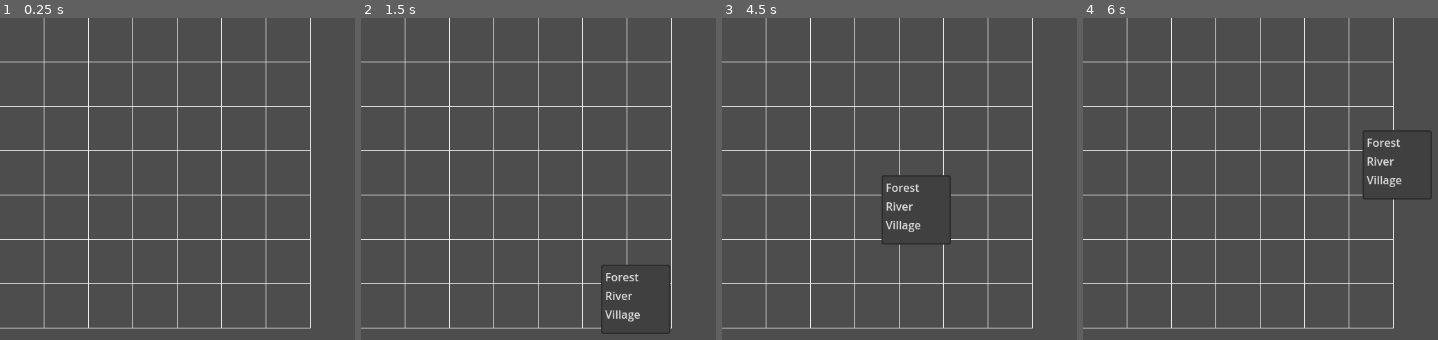
Above: before the commit, frames 1-4 (left to right).
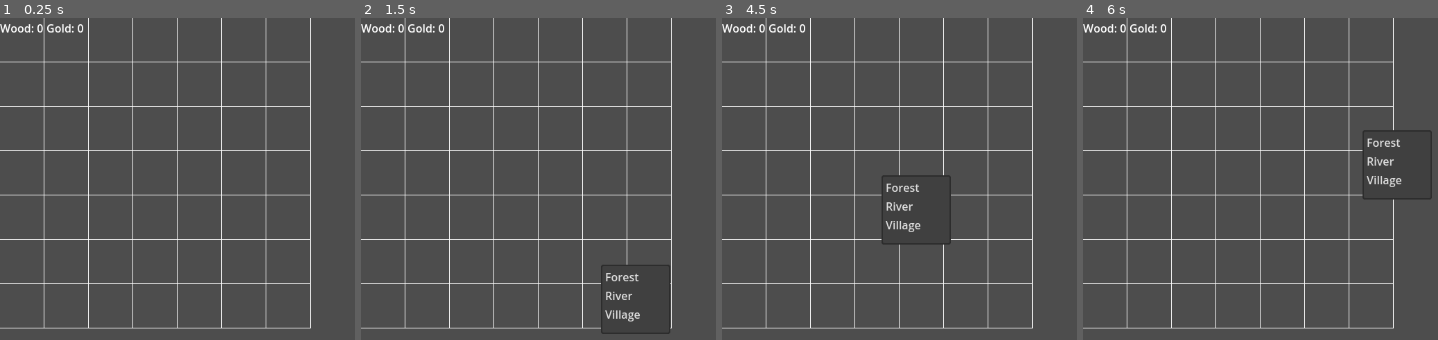
Above: after the commit, the same moments.

Repository: CloneDeath/TCGGame
Game: Godot game, scene res://Scenes/Battlefield.tscn
The game is run twice, just before and just after one commit, with the same random seed, the same clock (stepped at 60 frames per second) and the same inputs. This scene is started directly instead of the project's main scene.
Inputs (mouse positions are in pixels of both pictures, inside the frame that each line leads up to):
- Up to frame 1 (0.25 s): no input
- Up to frame 2 (1.5 s): tap Enter (ui_accept) at 0.5, 0.77, 1.25 s; move the mouse to (outside the picture) at 0.52 s; click (outside the picture) at 0.67 s; move the mouse to (602, 265) at 1.27 s; click (602, 265) at 1.42 s
- Up to frame 3 (4.5 s): tap Enter (ui_accept) at 1.52, 2, 2.75, 3.02, 3.5, 3.77, 4.25 s; move the mouse to (outside the picture) at 2.02 s; click (outside the picture) at 2.17 s; move the mouse to (outside the picture) at 2.77 s; click (outside the picture) at 2.92 s; move the mouse to (outside the picture) at 3.52 s; click (outside the picture) at 3.67 s; move the mouse to (881, 175) at 4.27 s; click (881, 175) at 4.42 s
- Up to frame 4 (6 s): tap Enter (ui_accept) at 4.52 s; move the mouse to (outside the picture) at 5.02 s; click (outside the picture) at 5.17 s; move the mouse to (1363, 130) at 5.77 s; click (1363, 130) at 5.92 s

The runs differ from the first frame. In frame 1, 0.3% of the frame differs, in the area x 0-24%, y 1-5%; in frame 2, 0.3%; in frame 3, 0.3%; in frame 4, 0.3%.

Commit message:
Add resource bars for player and opponent

Diff:
--- a/Scenes/Battlefield.gd
+++ b/Scenes/Battlefield.gd
@@ -13,6 +13,20 @@
 var selected_cell: Vector2i = Vector2i(-1, -1)
 
 @onready var build_menu := $BuildMenu
+@onready var player_wood_label := $PlayerResources/PlayerWood
+@onready var player_gold_label := $PlayerResources/PlayerGold
+@onready var opponent_wood_label := $OpponentResources/OpponentWood
+@onready var opponent_gold_label := $OpponentResources/OpponentGold
+
+var player_resources := {
+    "Wood": 0,
+    "Gold": 0,
+}
+
+var opponent_resources := {
+    "Wood": 0,
+    "Gold": 0,
+}
 
 func _ready():
     queue_redraw()
@@ -23,6 +37,7 @@
     for name in tile_scenes.keys():
         build_menu.add_item(name)
     build_menu.connect("id_pressed", _on_build_menu_id_pressed)
+    _update_resource_labels()
 
 func _draw():
     var width = grid_size.x
@@ -59,3 +74,9 @@
     add_child(tile)
     tile.position = Vector2(selected_cell.x, selected_cell.y) * cell_size
     tiles[selected_cell.y][selected_cell.x] = tile
+
+func _update_resource_labels():
+    player_wood_label.text = "Wood: %d" % player_resources["Wood"]
+    player_gold_label.text = "Gold: %d" % player_resources["Gold"]
+    opponent_wood_label.text = "Wood: %d" % opponent_resources["Wood"]
+    opponent_gold_label.text = "Gold: %d" % opponent_resources["Gold"]
--- a/Scenes/Battlefield.tscn
+++ b/Scenes/Battlefield.tscn
@@ -6,3 +6,33 @@
 script = ExtResource(1)
 
 [node name="BuildMenu" type="PopupMenu" parent="."]
+
+[node name="OpponentResources" type="HBoxContainer" parent="."]
+anchor_right = 1.0
+anchor_bottom = 0.0
+offset_left = 0.0
+offset_top = 0.0
+offset_right = 0.0
+offset_bottom = 30.0
+
+[node name="OpponentWood" type="Label" parent="OpponentResources"]
+text = "Wood: 0"
+
+[node name="OpponentGold" type="Label" parent="OpponentResources"]
+text = "Gold: 0"
+
+[node name="PlayerResources" type="HBoxContainer" parent="."]
+anchor_left = 0.0
+anchor_top = 1.0
+anchor_right = 1.0
+anchor_bottom = 1.0
+offset_left = 0.0
+offset_top = -30.0
+offset_right = 0.0
+offset_bottom = 0.0
+
+[node name="PlayerWood" type="Label" parent="PlayerResources"]
+text = "Wood: 0"
+
+[node name="PlayerGold" type="Label" parent="PlayerResources"]
+text = "Gold: 0"
